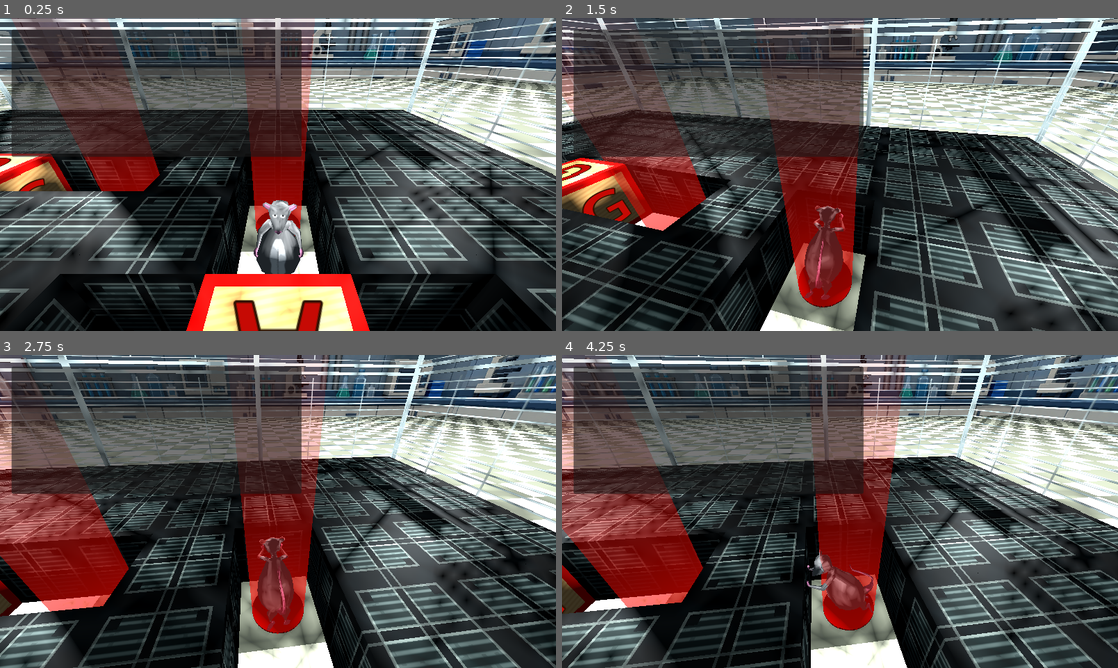
Above: before the commit, frames 1-4 (two rows, left to right).
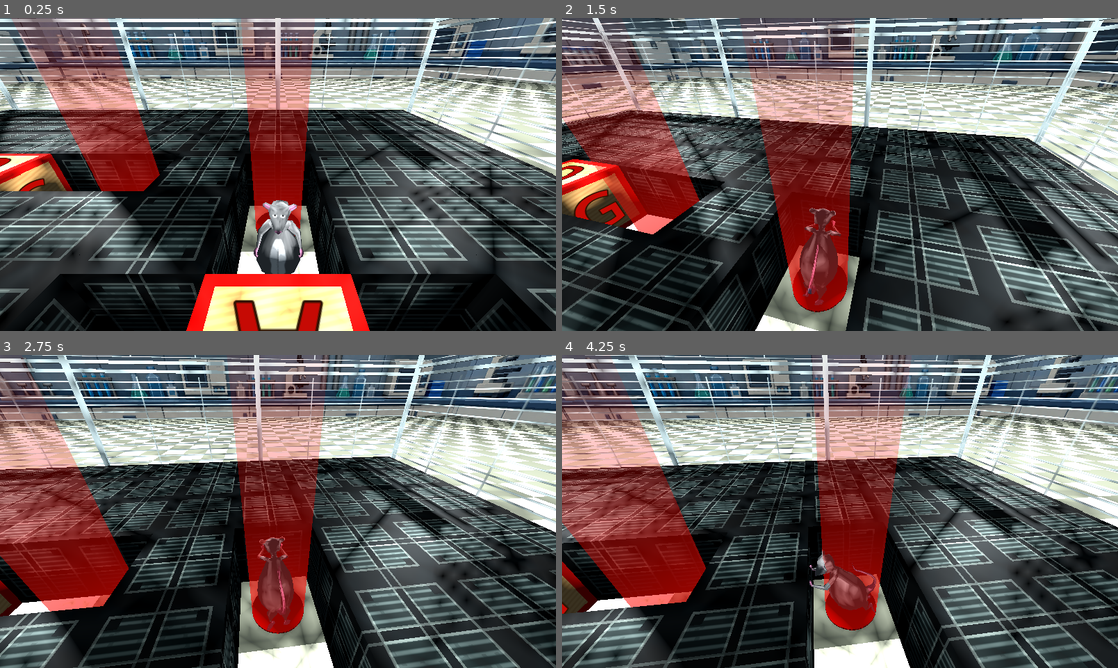
Above: after the commit, the same moments.

Repository: carsonthorne/gumpjam-2026
Game: Godot game, scene res://scenes/main.tscn
The game is run twice, just before and just after one commit, with the same random seed, the same clock (stepped at 60 frames per second) and the same inputs.
Inputs (mouse positions are in pixels of both pictures, inside the frame that each line leads up to):
- Up to frame 1 (0.25 s): no input
- Up to frame 2 (1.5 s): move the mouse to (867, 174) at 0.52 s; hold E (interact) 0.53-1.28 s; hold W (move_forward) from 0.53 s (still down); click (867, 174) at 0.67 s; move the mouse to (812, 174) at 1.27 s; tap Shift (run) at 1.35 s
- Up to frame 3 (2.75 s): keep holding W (move_forward); move the mouse to (289, 505) at 2.02 s; hold Tab (toggle_mouse_capture) from 2.03 s (still down)
- Up to frame 4 (4.25 s): move the mouse to (812, 574) at 2.77 s; release Tab (toggle_mouse_capture) at 2.78 s; tap E (interact) at 2.85 s; click (812, 574) at 2.92 s; tap Enter at 3.5 s; move the mouse to (1006, 558) at 3.52 s; release W (move_forward) at 3.53 s; hold A (move_left) from 3.53 s (still down); hold Shift (run) from 3.53 s (still down)

The runs differ from the first frame. In frame 1, 18% of the frame differs, in the area x 2-55%, y 3-45%; in frame 2, 49%, in the area x 0-100%, y 0-100%; in frame 3, 18%; in frame 4, 31%.

Commit message:
fixed level one

Diff:
--- a/scenes/immovable_block.tscn
+++ b/scenes/immovable_block.tscn
@@ -10,57 +10,56 @@
 [sub_resource type="BoxMesh" id="BoxMesh_3wr2l"]
 lightmap_size_hint = Vector2i(14, 21)
 material = SubResource("StandardMaterial3D_3wr2l")
-size = Vector3(1, 1, 1)
 
 [sub_resource type="BoxShape3D" id="BoxShape3D_3wr2l"]
-size = Vector3(1, 1, 1)
+size = Vector3(0.9, 0.9, 0.9)
 
 [sub_resource type="BoxShape3D" id="BoxShape3D_front"]
-size = Vector3(0.5087890666666667, 1, 1)
+size = Vector3(0.50878906, 1, 1)
 
 [sub_resource type="BoxShape3D" id="BoxShape3D_side"]
 size = Vector3(1, 1, 0.50146484)
 
 [sub_resource type="BoxShape3D" id="BoxShape3D_back"]
-size = Vector3(0.5089111333333333, 1, 1)
+size = Vector3(0.50891113, 1, 1)
 
 [sub_resource type="BoxShape3D" id="BoxShape3D_left"]
 size = Vector3(1, 1, 0.515625)
 
-[node name="immovable_block" type="Node3D"]
+[node name="immovable_block" type="Node3D" unique_id=883825830]
 
-[node name="RigidBody3D" type="AnimatableBody3D" parent="."]
+[node name="RigidBody3D" type="AnimatableBody3D" parent="." unique_id=1556095187]
 transform = Transform3D(1, 0, 0, 0, 1, 0, 0, 0, 1, 0, 0.5, 0)
 script = ExtResource("1_3wr2l")
 
-[node name="MeshInstance3D" type="MeshInstance3D" parent="RigidBody3D"]
+[node name="MeshInstance3D" type="MeshInstance3D" parent="RigidBody3D" unique_id=1353886306]
 mesh = SubResource("BoxMesh_3wr2l")
 
-[node name="CollisionShape3D" type="CollisionShape3D" parent="RigidBody3D"]
+[node name="CollisionShape3D" type="CollisionShape3D" parent="RigidBody3D" unique_id=268695817]
 shape = SubResource("BoxShape3D_3wr2l")
 
-[node name="PushZones" type="Node3D" parent="RigidBody3D"]
+[node name="PushZones" type="Node3D" parent="RigidBody3D" unique_id=241758933]
 
-[node name="FrontZone" type="Area3D" parent="RigidBody3D/PushZones"]
+[node name="FrontZone" type="Area3D" parent="RigidBody3D/PushZones" unique_id=1906977022]
 
-[node name="CollisionShape3D" type="CollisionShape3D" parent="RigidBody3D/PushZones/FrontZone"]
+[node name="CollisionShape3D" type="CollisionShape3D" parent="RigidBody3D/PushZones/FrontZone" unique_id=1090146485]
 transform = Transform3D(1, 0, 0, 0, 1, 0, 0, 0, 1, 0, 0, 1)
 shape = SubResource("BoxShape3D_front")
 
-[node name="RightZone" type="Area3D" parent="RigidBody3D/PushZones"]
+[node name="RightZone" type="Area3D" parent="RigidBody3D/PushZones" unique_id=1857490005]
 
-[node name="CollisionShape3D" type="CollisionShape3D" parent="RigidBody3D/PushZones/RightZone"]
+[node name="CollisionShape3D" type="CollisionShape3D" parent="RigidBody3D/PushZones/RightZone" unique_id=345688388]
 transform = Transform3D(1, 0, 0, 0, 1, 0, 0, 0, 1, 1, 0, 0)
 shape = SubResource("BoxShape3D_side")
 
-[node name="BackZone" type="Area3D" parent="RigidBody3D/PushZones"]
+[node name="BackZone" type="Area3D" parent="RigidBody3D/PushZones" unique_id=1867797504]
 
-[node name="CollisionShape3D" type="CollisionShape3D" parent="RigidBody3D/PushZones/BackZone"]
+[node name="CollisionShape3D" type="CollisionShape3D" parent="RigidBody3D/PushZones/BackZone" unique_id=413179287]
 transform = Transform3D(1, 0, 0, 0, 1, 0, 0, 0, 1, 0, 0, -1)
 shape = SubResource("BoxShape3D_back")
 
-[node name="LeftZone" type="Area3D" parent="RigidBody3D/PushZones"]
+[node name="LeftZone" type="Area3D" parent="RigidBody3D/PushZones" unique_id=1272353429]
 
-[node name="CollisionShape3D" type="CollisionShape3D" parent="RigidBody3D/PushZones/LeftZone"]
+[node name="CollisionShape3D" type="CollisionShape3D" parent="RigidBody3D/PushZones/LeftZone" unique_id=166695936]
 transform = Transform3D(1, 0, 0, 0, 1, 0, 0, 0, 1, -1, 0, 0)
 shape = SubResource("BoxShape3D_left")
--- a/scenes/main.tscn
+++ b/scenes/main.tscn
@@ -110,6 +110,7 @@
 [node name="Player" parent="." unique_id=160821695 instance=ExtResource("1_o5qli")]
 
 [node name="DebugOutput" parent="." unique_id=1404036416 instance=ExtResource("2_0wfyh")]
+visible = false
 
 [node name="LevelGoal" type="Node" parent="." unique_id=1739967491]
 script = ExtResource("6_goal")
